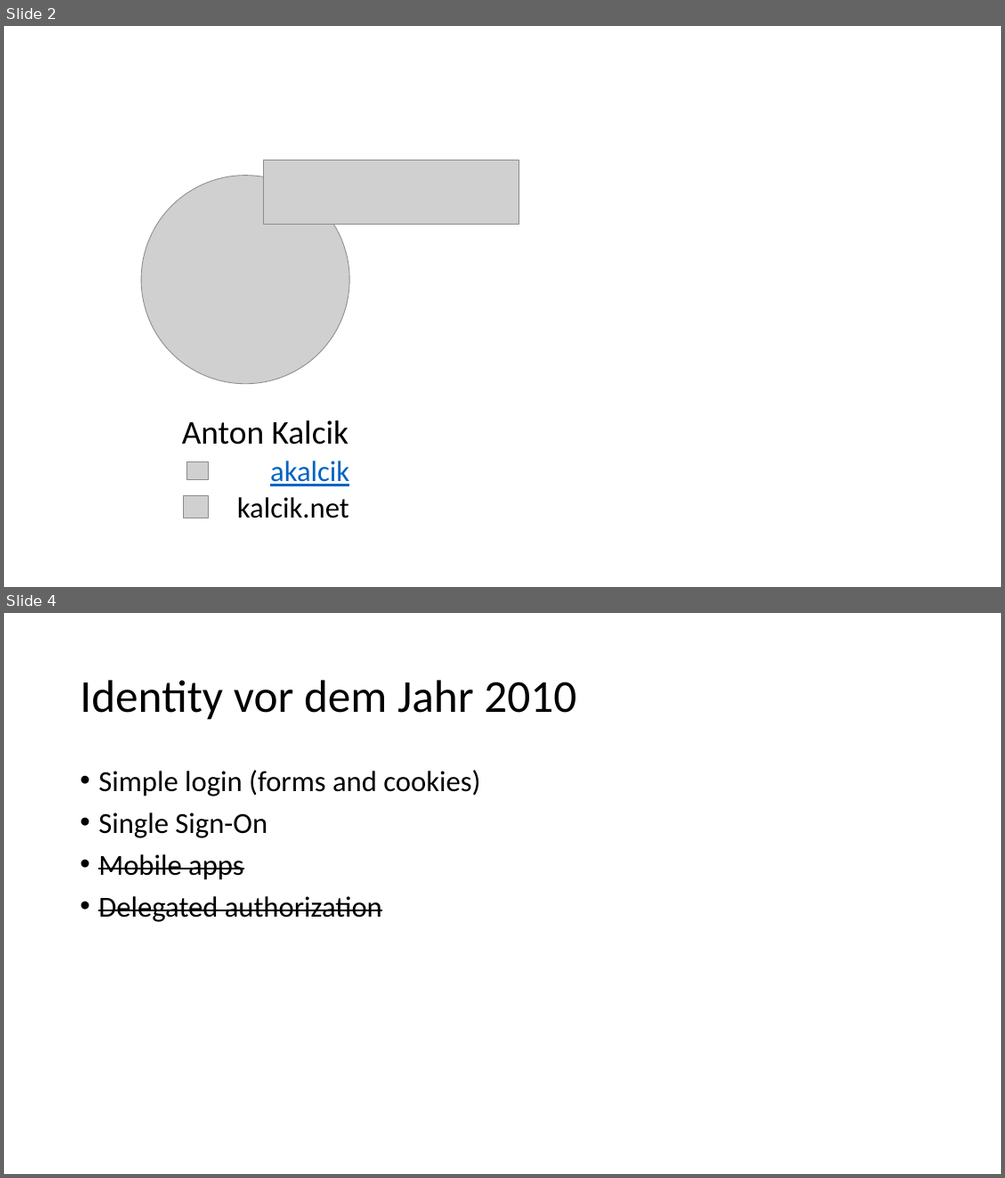
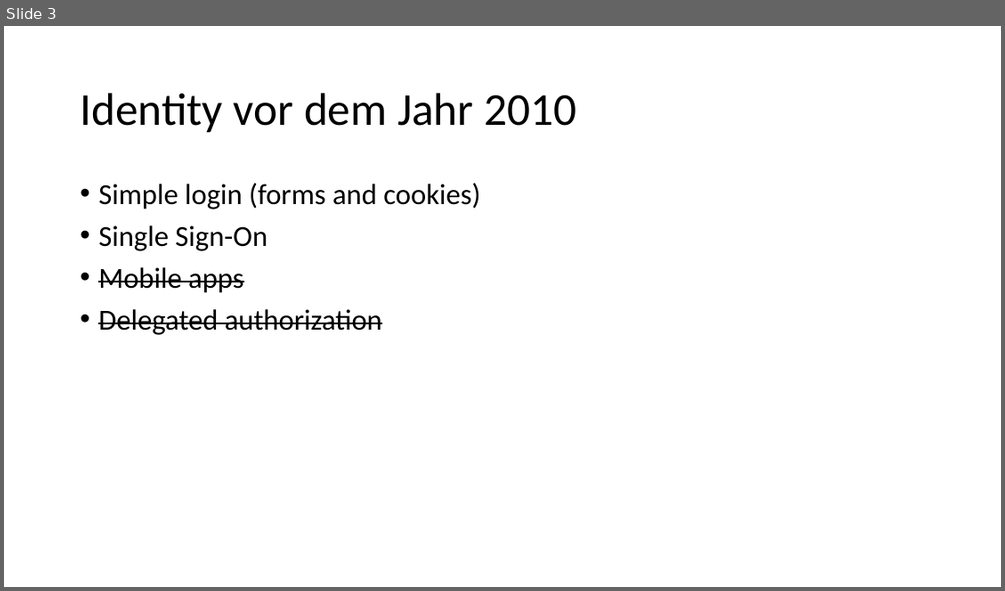
Before and after one commit to danielwagn3r/openid-workshop, a slide deck: OpenID Connect & OAuth.pptx. Shown one above the other, each under a label of ours: slides 2 and 4 before the commit, slide 3 after it; the slides between them are not shown. The pictures are 1005x1178 and 1005x591 pixels, drawn with LibreOffice and Linux fonts; fonts in the diff are those of the drawing; grey boxes stand for pictures. Boxes give left, top, right and bottom in pixels: in the first picture for what was removed or moved away, otherwise in the second. Text is boxed around its words. In the diff, an @@ line names an element or a change of style, - is before the commit and + after.

```diff
--- a/OpenID Connect & OAuth.pptx
+++ b/OpenID Connect & OAuth.pptx
@@ slide 2 removed at (4,26,1001,587), background #FFFFFF @@
@@ picture removed at (141,176,349,384) @@
@@ picture removed at (264,160,519,224) @@
@@ text removed at (182,420,348,444) @@
-Anton Kalcik
@@ picture removed at (186,461,208,479) @@
@@ text removed at (270,460,349,486) @@
-akalcik
@@ picture removed at (184,496,208,517) @@
@@ text removed at (237,497,349,518) @@
-kalcik.net
@@ what was slide 4 is now slide 3 @@
```
Also in this commit, not shown: 9 slides changed, 2 slides added, 1 other slide removed.
